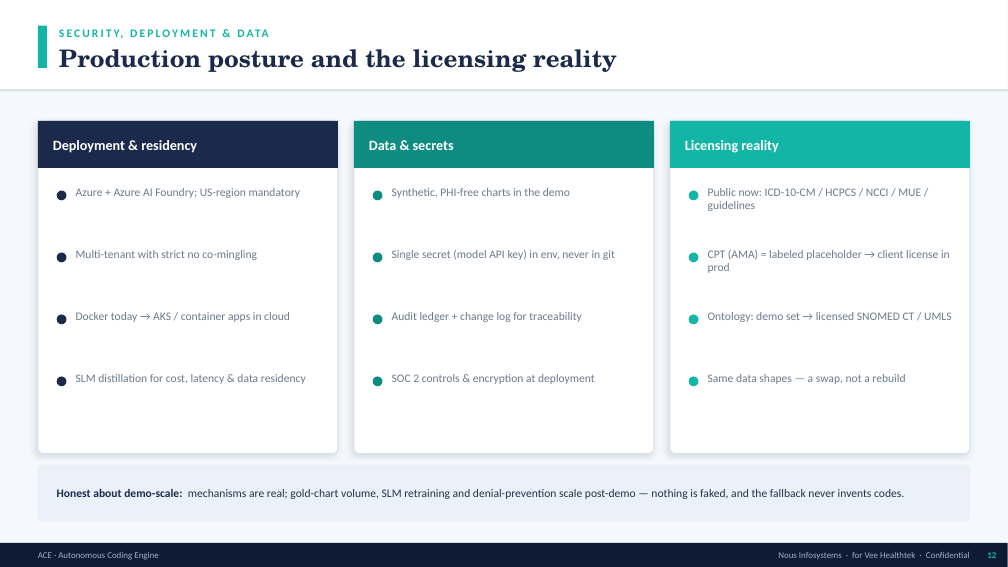
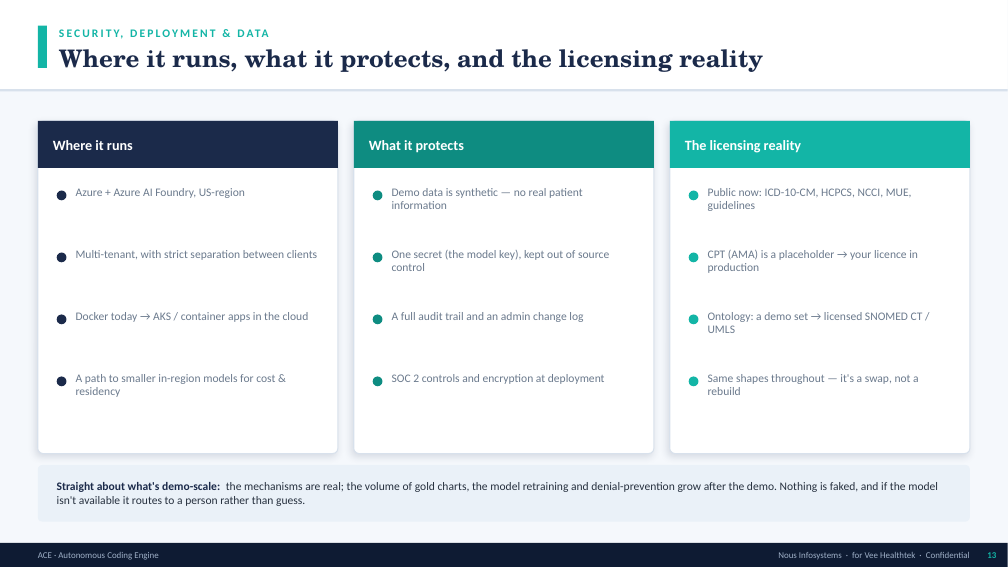
Before and after one commit to swarupd227/ACE, a slide deck: slide 13 of deck/ACE_Architecture.pptx (slide 12 before the commit). Drawn at 1008x567 pixels with LibreOffice and Linux fonts; fonts in the diff are those of the drawing. Boxes give left, top, right and bottom in pixels: in the first picture for what was removed or moved away, otherwise in the second. Text is boxed around its words. In the diff, an @@ line names an element or a change of style, - is before the commit and + after.

```diff
--- a/deck/ACE_Architecture.pptx
+++ b/deck/ACE_Architecture.pptx
@@ text at <box>59,49,763,72</box>: text changed @@
-Production posture and the licensing reality
+Where it runs, what it protects, and the licensing reality
@@ text at <box>53,140,133,150</box>: text changed @@
-Deployment & residency
+Where it runs
@@ text at <box>369,140,464,153</box>: text changed @@
-Data & secrets
+What it protects
@@ text at <box>685,140,801,153</box>: text changed @@
-Licensing reality
+The licensing reality
@@ text at <box>76,188,245,198</box>: text changed @@
-Azure + Azure AI Foundry; US-region mandatory
+Azure + Azure AI Foundry, US-region
@@ text at <box>392,188,583,209</box>: text changed @@
-Synthetic, PHI-free charts in the demo
+Demo data is synthetic — no real patient information
@@ text at <box>708,188,912,211</box>: text changed @@
-Public now: ICD-10-CM / HCPCS / NCCI / MUE / guidelines
+Public now: ICD-10-CM, HCPCS, NCCI, MUE, guidelines
@@ text at <box>76,250,317,260</box>: text changed @@
-Multi-tenant with strict no co-mingling
+Multi-tenant, with strict separation between clients
@@ text at <box>392,250,609,271</box>: text changed @@
-Single secret (model API key) in env, never in git
+One secret (the model key), kept out of source control
@@ text at <box>708,250,918,273</box>: text changed @@
-CPT (AMA) = labeled placeholder → client license in prod
+CPT (AMA) is a placeholder → your licence in production
@@ text at <box>76,312,309,322</box>: text changed @@
-Docker today → AKS / container apps in cloud
+Docker today → AKS / container apps in the cloud
@@ text at <box>392,312,583,322</box>: text changed @@
-Audit ledger + change log for traceability
+A full audit trail and an admin change log
@@ text at <box>708,312,923,333</box>: text changed @@
-Ontology: demo set → licensed SNOMED CT / UMLS
+Ontology: a demo set → licensed SNOMED CT / UMLS
@@ text at <box>76,374,275,397</box>: text changed @@
-SLM distillation for cost, latency & data residency
+A path to smaller in-region models for cost & residency
@@ text at <box>392,374,605,384</box>: text changed @@
-SOC 2 controls & encryption at deployment
+SOC 2 controls and encryption at deployment
@@ text at <box>708,374,919,395</box>: text changed @@
-Same data shapes — a swap, not a rebuild
+Same shapes throughout — it's a swap, not a rebuild
@@ text at <box>57,482,938,506</box>: text changed @@
-Honest about demo-scale: mechanisms are real; gold-chart volume, SLM retraining and denial-prevention scale post-demo — nothing is faked, and the fallback never invents codes.
+Straight about what's demo-scale: the mechanisms are real; the volume of gold charts, the model retraining and denial-prevention grow after the demo. Nothing is faked, and if the model isn't available it routes to a person rather than guess.
```
Also in this commit, not shown: 11 other slides changed, 3 slides added, 2 slides removed, 4 other files.
